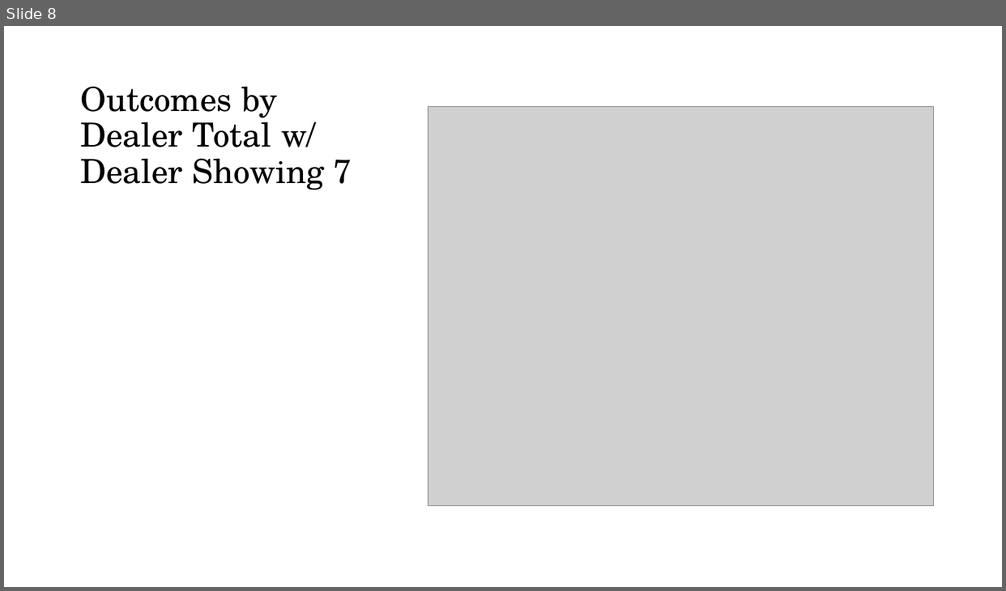
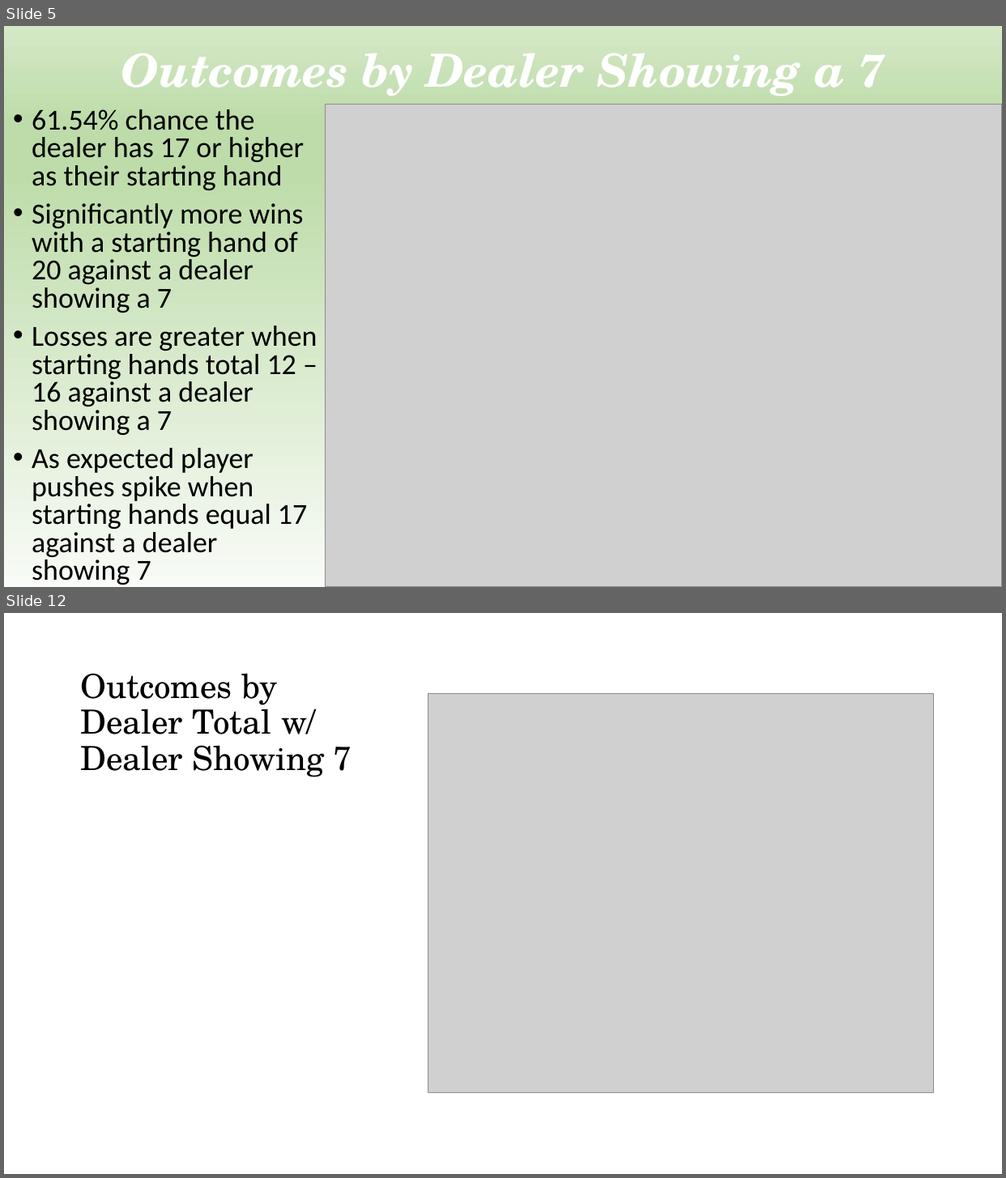
Before and after one commit to anirahul/Team_Carolina, a slide deck: Dean/Project1_Blackjack_v2.pptx. Shown one above the other, each under a label of ours: slide 8 before the commit, slides 5 and 12 after it; the slides between them are not shown. The pictures are 1006x591 and 1006x1178 pixels, drawn with LibreOffice and Linux fonts; fonts in the diff are those of the drawing; grey boxes stand for pictures; background and template pictures are left out. Boxes give left, top, right and bottom in pixels: in the first picture for what was removed or moved away, otherwise in the second. Text is boxed around its words. In the diff, an @@ line names an element or a change of style, - is before the commit and + after.

```diff
--- a/Dean/Project1_Blackjack_v2.pptx
+++ b/Dean/Project1_Blackjack_v2.pptx
@@ slide 5 added at <box>4,26,1002,587</box>, background gradient #F8FBF6 to #BEDCAA to #D4E8C6 @@
@@ title added at <box>121,54,884,96</box>, 44 pt, text #FFFFFF, bold, italic @@
+Outcomes by Dealer Showing a 7
@@ text added at <box>32,109,317,585</box>, 28 pt, text #000000 @@
+• 61.54% chance the dealer has 17 or higher as their starting hand
+• Significantly more wins with a starting hand of 20 against a dealer showing a 7
+• Losses are greater when starting hands total 12 – 16 against a dealer showing a 7
+• As expected player pushes spike when starting hands equal 17 against a dealer showing 7
@@ picture added at <box>325,104,1002,587</box> @@
@@ what was slide 8 is now slide 12 @@
```
Also in this commit, not shown: 4 slides changed, 2 other slides added, 1 slide removed, 5 other files.
